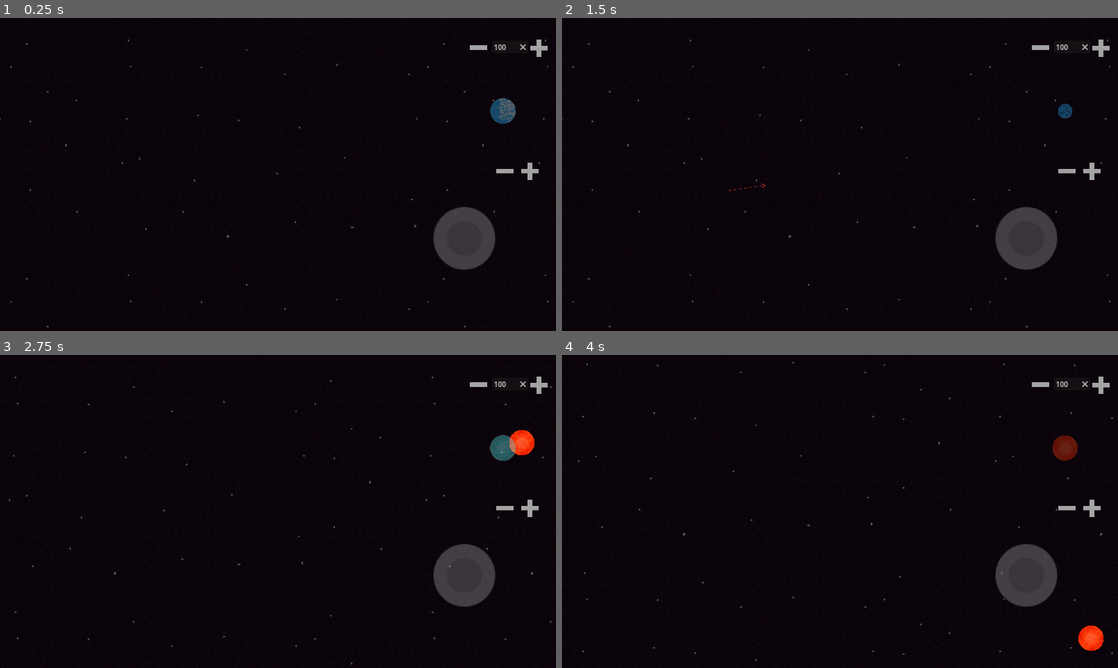
Above: before the commit, frames 1-4 (two rows, left to right).
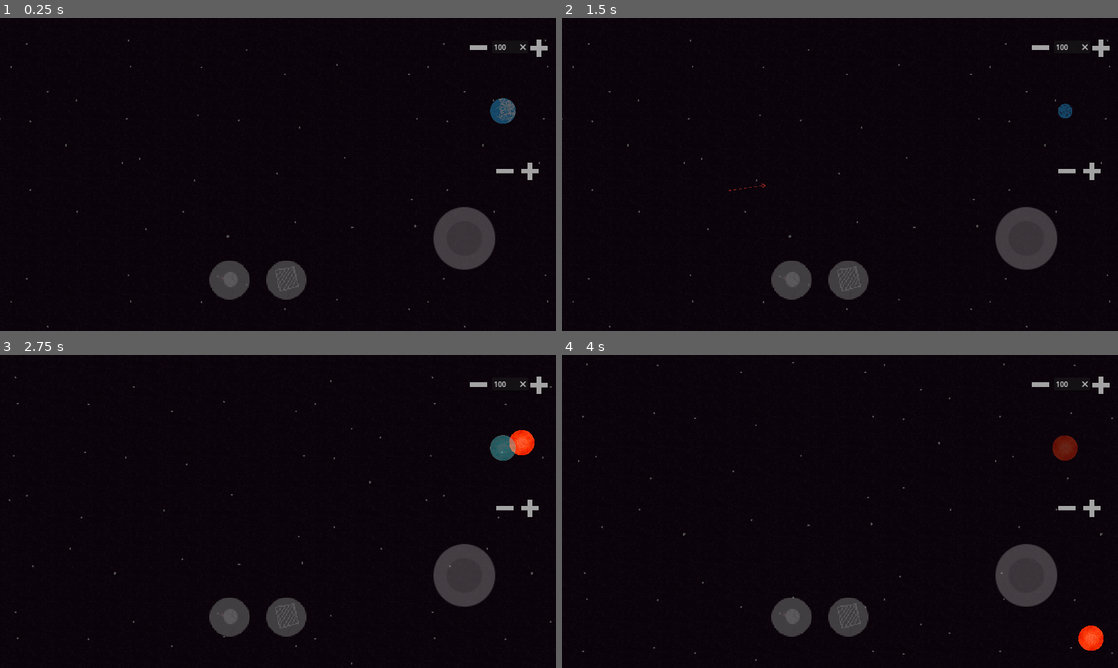
Above: after the commit, the same moments.

Repository: ArielLeiva/SimulacionGravitacional
Game: Godot game, scene res://scenes/space.tscn
Same seed, same stepped clock (60 frames per second), same inputs: the game is played once before the commit and once after it. Sound files missing from this copy of the repository are replaced by a short silence.
Inputs (mouse positions are in pixels of both pictures, inside the frame that each line leads up to):
- Up to frame 1 (0.25 s): no input
- Up to frame 2 (1.5 s): tap Enter at 0.5 s; move the mouse to (962, 158) at 0.52 s; press the mouse at (962, 158) at 0.53 s; hold F (fast_forward) 0.53-1.25 s; release the mouse at (962, 158) at 1.25 s; tap R (restart_scene) at 1.25 s; drag from (728, 190) to (840, 174) at 1.27 s
- Up to frame 3 (2.75 s): move the mouse to (333, 442) at 2.02 s; hold F (fast_forward) from 2.03 s (still down); hold Left (camera_left) from 2.03 s (still down); click (333, 442) at 2.3 s
- Up to frame 4 (4 s): release F (fast_forward) at 2.75 s; release Left (camera_left) at 2.75 s; drag from (812, 574) to (673, 464) at 2.77 s; move the mouse to (1006, 558) at 3.52 s; hold Up (camera_up) from 3.53 s (still down); click (1006, 558) at 3.8 s

The runs differ from the first frame. In frame 1, 1.4% of the frame differs, in the area x 37-56%, y 77-90%; in frame 2, 1.4%; in frame 3, 1.4%; in frame 4, 1.4%.

Commit message:
Reestructurando UI. Seleccion parcialmente implementada

Diff:
--- a/scenes/UI.tscn
+++ b/scenes/UI.tscn
@@ -6,6 +6,8 @@
 [ext_resource type="Texture2D" uid="uid://c7agfl815n7ih" path="res://assets/less.png" id="4_pu8g2"]
 [ext_resource type="Texture2D" uid="uid://cdum2p75dfjt7" path="res://assets/default.png" id="5_jw24e"]
 [ext_resource type="Script" path="res://scripts/prev.gd" id="6_n75wi"]
+[ext_resource type="Texture2D" uid="uid://d32xer1lp26hf" path="res://assets/select_button_normal.png" id="7_tkr0y"]
+[ext_resource type="Texture2D" uid="uid://dwx0226m8ncew" path="res://assets/spawn_balls.png" id="8_obem2"]
 
 [node name="UI" type="CanvasLayer"]
 script = ExtResource("1_e3c31")
@@ -72,4 +74,22 @@
 texture = ExtResource("5_jw24e")
 script = ExtResource("6_n75wi")
 
+[node name="CanvasGroup" type="CanvasGroup" parent="VBoxContainer"]
+position = Vector2(-556, 541)
+scale = Vector2(1.955, 1.955)
+
+[node name="select" type="TouchScreenButton" parent="VBoxContainer/CanvasGroup"]
+modulate = Color(1, 1, 1, 0.501961)
+texture_filter = 1
+position = Vector2(16, -18)
+scale = Vector2(1.275, 1.35)
+texture_normal = ExtResource("7_tkr0y")
+
+[node name="spawn_balls" type="TouchScreenButton" parent="VBoxContainer/CanvasGroup"]
+modulate = Color(1, 1, 1, 0.501961)
+texture_filter = 1
+position = Vector2(-51, -18)
+scale = Vector2(1.275, 1.35)
+texture_normal = ExtResource("8_obem2")
+
 [connection signal="text_submitted" from="VBoxContainer/mass_counter" to="." method="_on_line_edit_text_submitted"]
--- /dev/null
+++ b/scenes/selection.tscn
@@ -0,0 +1,19 @@
+[gd_scene load_steps=4 format=3 uid="uid://cxje02qt5d6rb"]
+
+[ext_resource type="Script" path="res://selection.gd" id="1_xmd1h"]
+[ext_resource type="Texture2D" uid="uid://dw11v6bx7yd3p" path="res://assets/selection.png" id="2_i4juv"]
+
+[sub_resource type="RectangleShape2D" id="RectangleShape2D_3wmb8"]
+
+[node name="selection" type="Area2D"]
+script = ExtResource("1_xmd1h")
+
+[node name="area" type="CollisionShape2D" parent="."]
+shape = SubResource("RectangleShape2D_3wmb8")
+
+[node name="sprite" type="Sprite2D" parent="area"]
+modulate = Color(1, 1, 1, 0.368627)
+position = Vector2(2.38419e-07, 2.98023e-07)
+texture = ExtResource("2_i4juv")
+
+[connection signal="child_entered_tree" from="area/sprite" to="." method="_on_sprite_child_entered_tree"]
--- a/scenes/space.tscn
+++ b/scenes/space.tscn
@@ -7,6 +7,7 @@
 [ext_resource type="Script" path="res://scripts/movecam.gd" id="6_nfv5j"]
 [ext_resource type="Script" path="res://scripts/Music.gd" id="7_kfu06"]
 [ext_resource type="Script" path="res://scripts/stage.gd" id="7_netmt"]
+[ext_resource type="PackedScene" uid="uid://cxje02qt5d6rb" path="res://scenes/selection.tscn" id="8_6fium"]
 
 [node name="Node2D" type="Node2D"]
 
@@ -32,4 +33,7 @@
 stream = ExtResource("6_krmbk")
 script = ExtResource("7_kfu06")
 
+[node name="selection" parent="." instance=ExtResource("8_6fium")]
+visible = false
+
 [connection signal="finished" from="Music" to="Music" method="_on_finished"]
--- /dev/null
+++ b/selection.gd
@@ -0,0 +1,43 @@
+extends Area2D
+
+@onready var area = $area
+@onready var sprite = $area/sprite
+var clicked_pos = Vector2.ZERO
+var camera = null
+@export var enabled = false
+
+# Called when the node enters the scene tree for the first time.
+func _ready():
+	visible = false
+	enabled = false
+	camera = get_tree().get_first_node_in_group("camera")
+	set_process(false)
+
+func _unhandled_input(event):
+	if enabled and event.is_action_pressed("l_click"):
+		clicked_pos = event.position
+		if camera:
+			clicked_pos = camera.camera_to_global(clicked_pos)
+		area.position = clicked_pos
+		visible = true
+		set_process(true)
+		set_physics_process(true)
+
+# Called every frame. 'delta' is the elapsed time since the previous frame.
+func _process(delta):
+	if Input.is_action_pressed("l_click"):
+		var moved = clicked_pos - get_viewport().get_mouse_position()
+		if camera:
+			moved = clicked_pos - camera.camera_to_global(get_viewport().get_mouse_position())
+		area.shape.size = moved.abs()
+		sprite.scale = area.shape.size/120
+		area.position = clicked_pos - moved/2
+
+	elif Input.is_action_just_released("l_click"):
+		visible = false
+		set_process(false)
+		set_physics_process(false)
+
+
+func _on_sprite_child_entered_tree(node):
+	node.queue_free()
Binary file added: assets/select_button_normal.png
Not shown, added: assets/select_button_normal.png.import
Binary file added: assets/selection.png
Not shown, added: assets/selection.png.import
Binary file added: assets/spawn_balls.png
Not shown, added: assets/spawn_balls.png.import
Not shown: 1 places in scenes/UI.tscn that only renumber resources
Not shown: 1 places in scenes/space.tscn that only renumber resources
Not shown, added: assets/select_button_normal.xcf
Not shown, added: assets/selection.xcf
Not shown, added: assets/spawn_balls.xcf
